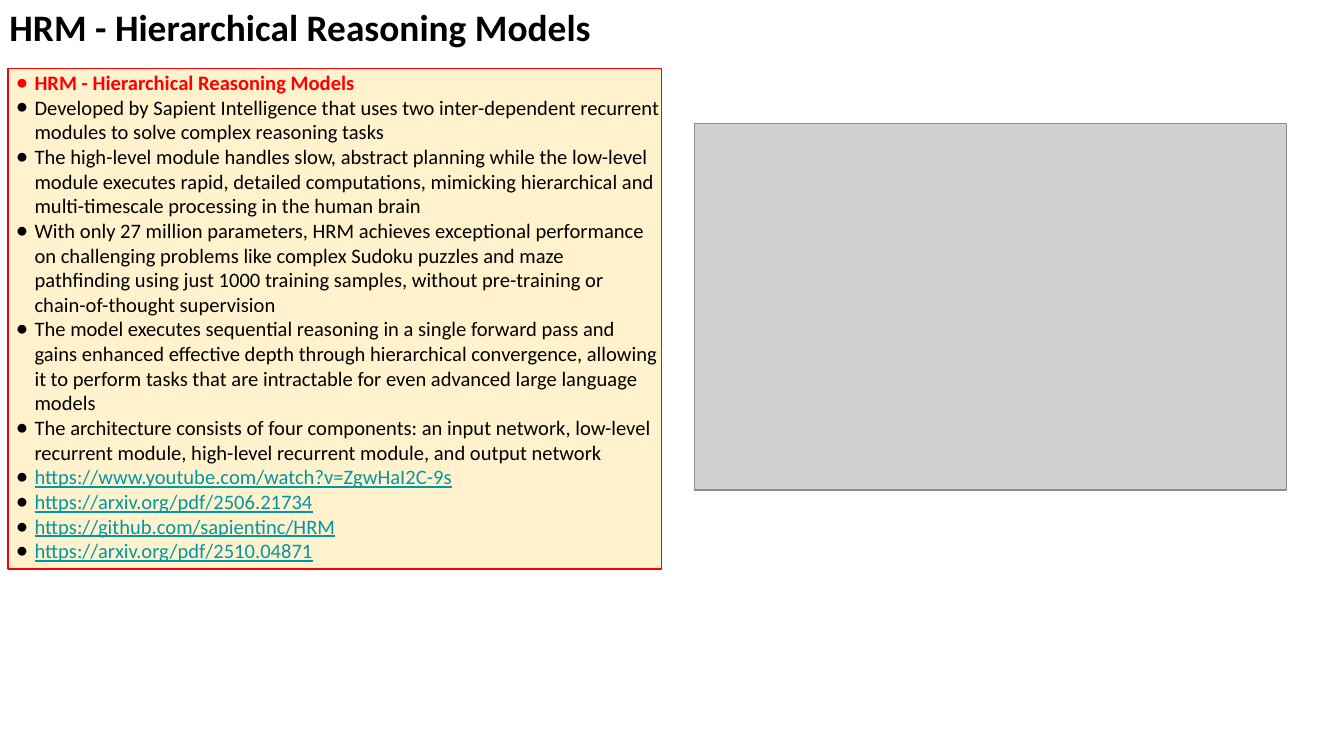
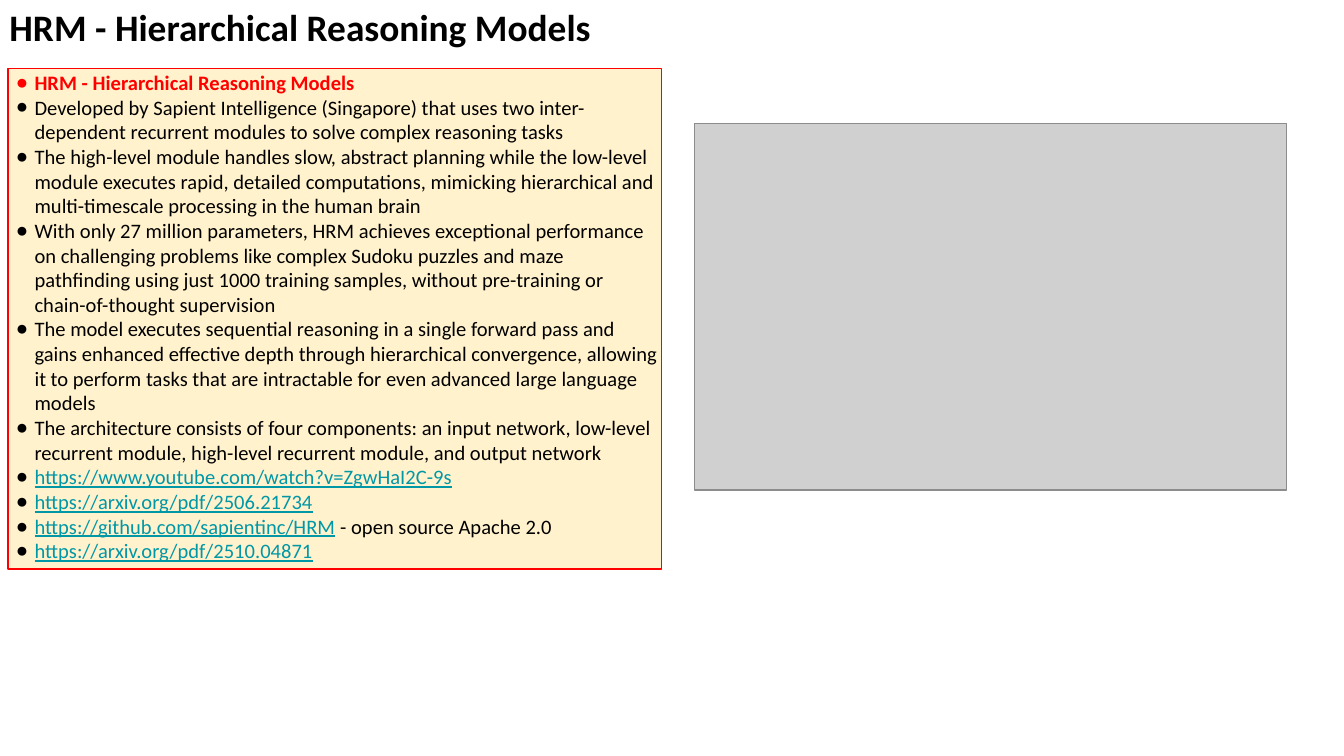
Before and after one commit to lselector/seminar, a slide deck: slide 9 of 2025/2025-12-12-AI-Updates.pptx (slide 7 before the commit). Drawn at 1344x756 pixels with LibreOffice and Linux fonts; fonts in the diff are those of the drawing; grey boxes stand for pictures. Boxes give left, top, right and bottom in pixels: in the first picture for what was removed or moved away, otherwise in the second. Text is boxed around its words. In the diff, an @@ line names an element or a change of style, - is before the commit and + after.

```diff
--- a/2025/2025-12-12-AI-Updates.pptx
+++ b/2025/2025-12-12-AI-Updates.pptx
@@ text in rectangle at <box>35,100,584,143</box>: text changed @@
-● Developed by Sapient Intelligence that uses two inter-dependent recurrent modules to solve complex reasoning tasks
+● Developed by Sapient Intelligence (Singapore) that uses two inter-dependent recurrent modules to solve complex reasoning tasks
@@ text in rectangle at <box>35,519,552,538</box>: text changed @@
-● https://github.com/sapientinc/HRM
+● https://github.com/sapientinc/HRM - open source Apache 2.0
```
Also in this commit, not shown: 18 other slides changed, 5 slides added, 1 slide removed.
